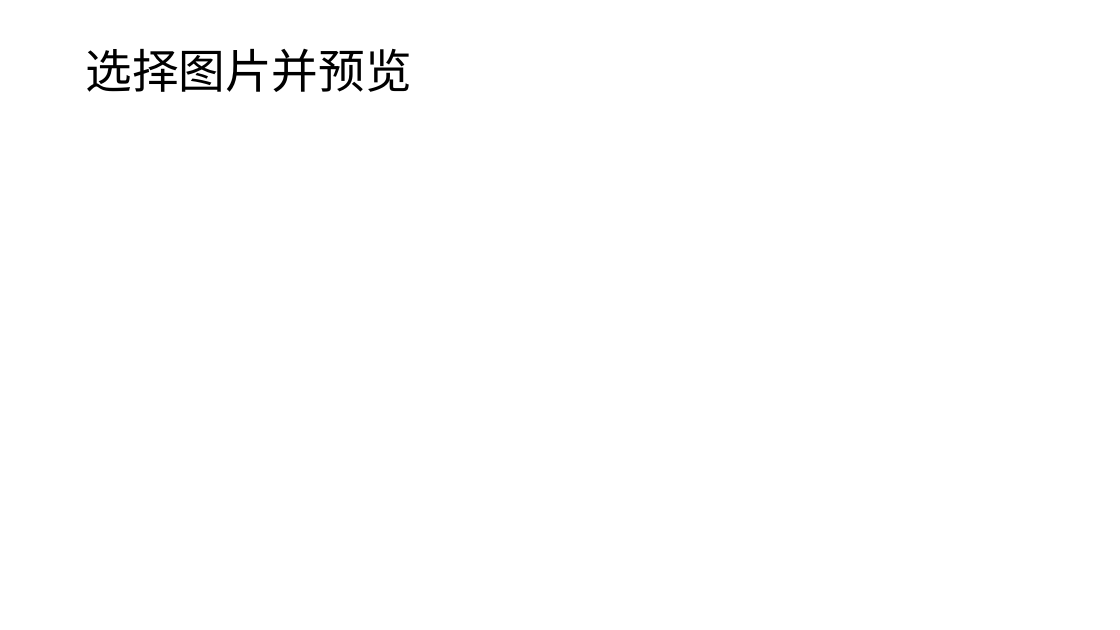
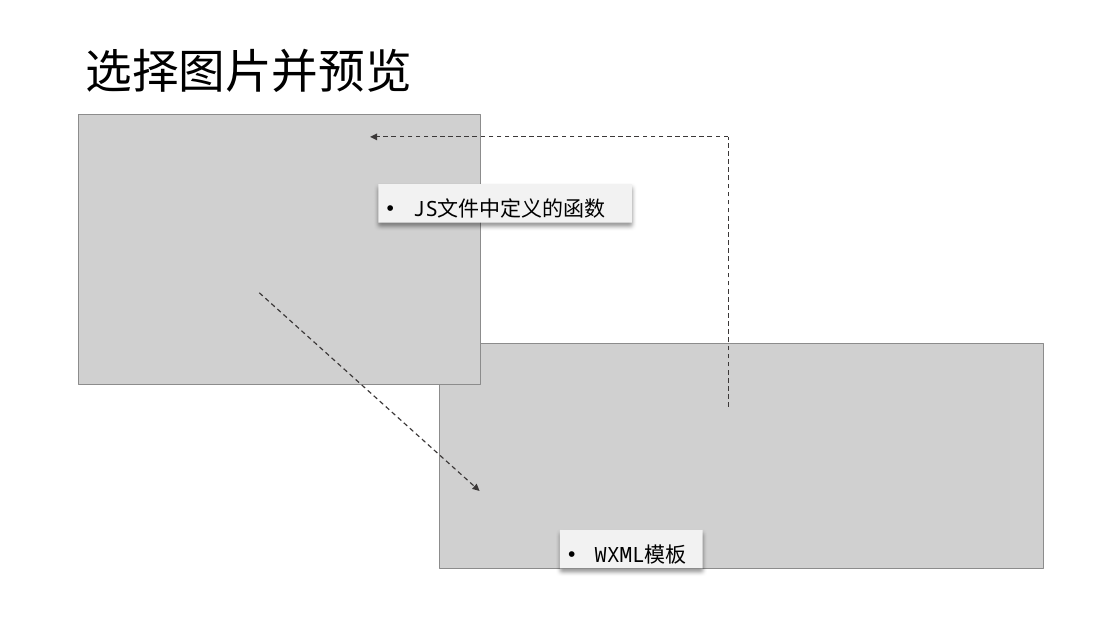
Before and after one commit to edu2act/course-wechat-and-miniprogram, a slide deck: slide 3 of materials/ch04/ch04-复杂组件使用和API调用.pptx. Drawn at 1120x630 pixels with LibreOffice and Linux fonts; fonts in the diff are those of the drawing; grey boxes stand for pictures. Boxes give left, top, right and bottom in pixels: in the first picture for what was removed or moved away, otherwise in the second. Text is boxed around its words. In the diff, an @@ line names an element or a change of style, - is before the commit and + after.

```diff
--- a/materials/ch04/ch04-复杂组件使用和API调用.pptx
+++ b/materials/ch04/ch04-复杂组件使用和API调用.pptx
@@ picture added at (78, 114, 481, 384) @@
@@ arrow added from (728, 137) to (371, 137), #3B3838 1 pt dashed @@
@@ line added from (728, 407) to (728, 137), #3B3838 1 pt dashed @@
@@ rectangle added at (378, 184, 632, 223), fill #F2F2F2, 18 pt, text #000000 @@
+• JS文件中定义的函数
@@ arrow added from (260, 293) to (480, 491), #3B3838 1 pt dashed @@
@@ picture added at (439, 344, 1043, 568) @@
@@ rectangle added at (560, 530, 703, 569), fill #F2F2F2, 18 pt, text #000000 @@
+• WXML模板
```
Also in this commit, not shown: 5 other slides changed, 2 slides added, 5 slides removed.
